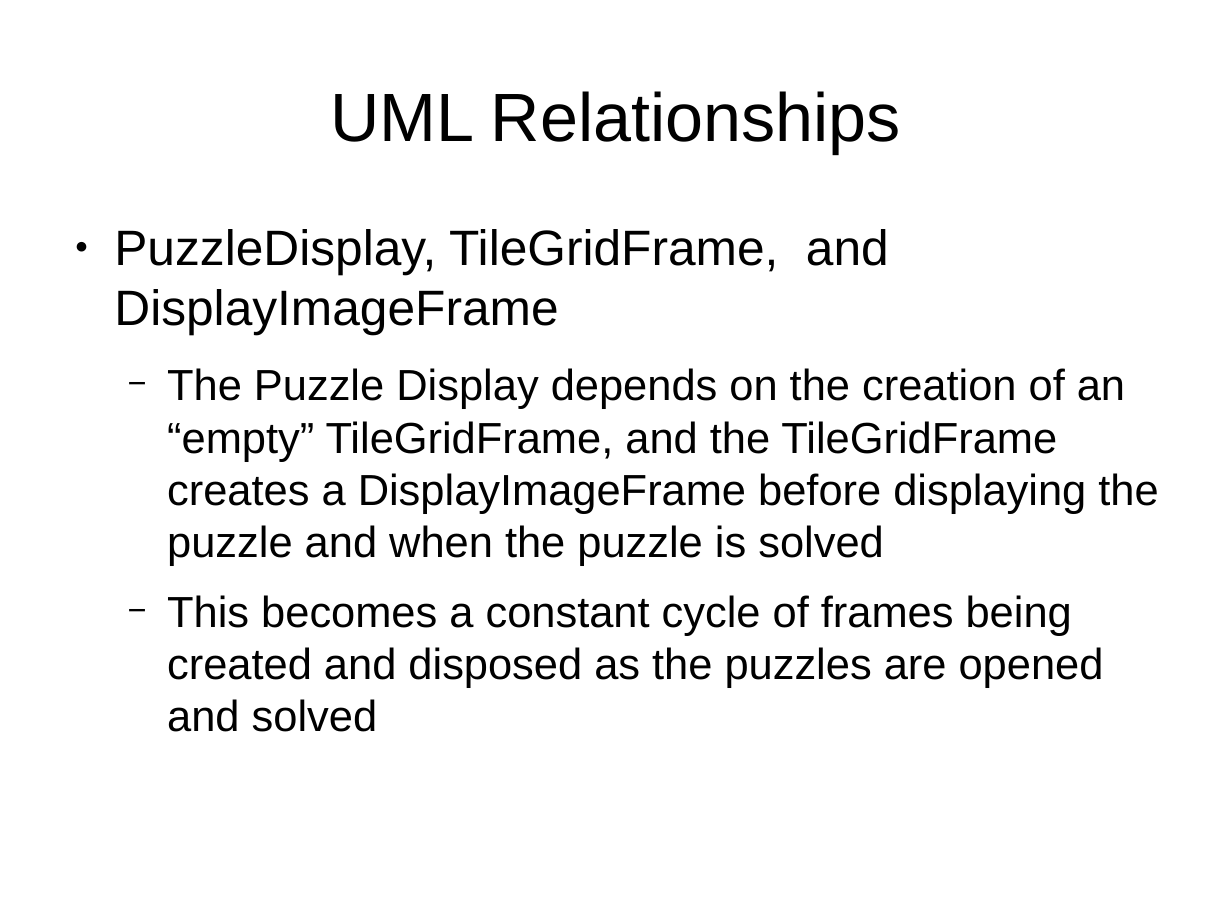
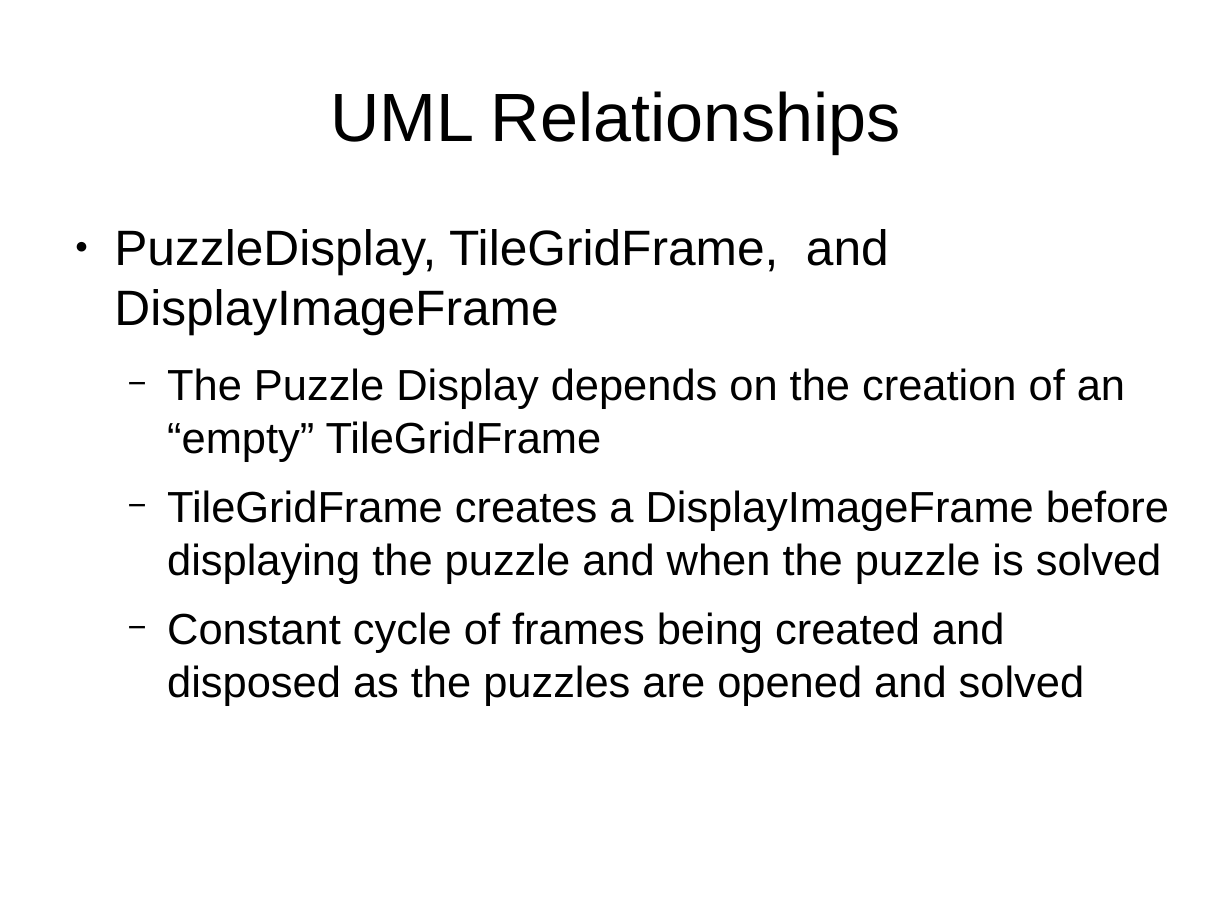
Before and after one commit to StephenKairos/CS151_Projects-HW, a slide deck: slide 7 of Group Project/Presentation.odp. Drawn at 1232x924 pixels with LibreOffice and Linux fonts; fonts in the diff are those of the drawing. Boxes give left, top, right and bottom in pixels: in the first picture for what was removed or moved away, otherwise in the second. Text is boxed around its words. In the diff, an @@ line names an element or a change of style, - is before the commit and + after.

Commit message:
Push Presentation

```diff
--- a/Group Project/Presentation.odp
+++ b/Group Project/Presentation.odp
@@ text at (167,368,1169,706): text changed @@
-  − The Puzzle Display depends on the creation of an “empty” TileGridFrame, and the TileGridFrame creates a DisplayImageFrame before displaying the puzzle and when the puzzle is solved
-  − This becomes a constant cycle of frames being created and disposed as the puzzles are opened and solved
+  − The Puzzle Display depends on the creation of an “empty” TileGridFrame
+  − TileGridFrame creates a DisplayImageFrame before displaying the puzzle and when the puzzle is solved
+  − Constant cycle of frames being created and disposed as the puzzles are opened and solved
```
Also in this commit, not shown: 2 other slides changed, 2 slides added.
